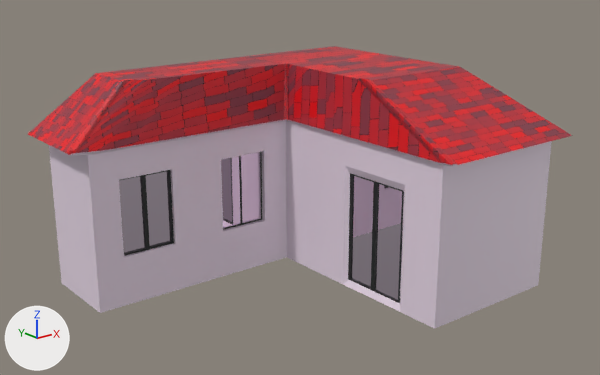
The Blender file building.blend, before and after one commit.
The view is the same before and after, from a camera (50 mm lens) standing at (-23.35, -23.82, 13.62) and looking at (-4.45, -0.2, 4.18). Every picture has the same lights, and +X, +Y and +Z are marked at lower left.

Names of what the first picture shows: 'frames', 'glass', 'house', 'roof1', 'roof2', 'roof3', 'roof6', 'roof7', 'roof8', 'roof9', 'walls'.
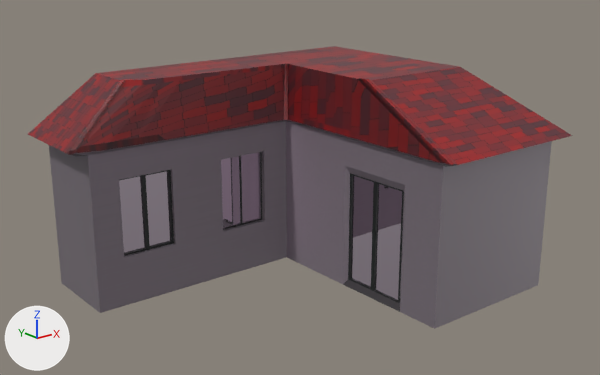
Changed parts and their boxes (x1, y1, x2, y2) in the pictures (600 x 375 px):
'walls', surface changed
    both: (49, 121, 552, 329)
'roof1', surface changed
    both: (76, 64, 285, 153)
'roof6', surface changed
    both: (366, 67, 572, 165)
'roof7', surface changed
    both: (288, 64, 440, 163)
'roof3', surface changed (red to brown)
    both: (97, 46, 459, 82)
'roof2', surface changed (red to brown)
    both: (28, 73, 126, 155)
'house', surface changed (white to grey)
    both: (70, 119, 457, 312)
'roof9', surface changed
    both: (358, 78, 451, 165)
'roof8', surface changed (red to brown)
    both: (284, 64, 288, 120)

Diff of the bpy script that builds the scene:
```diff
--- a/building.blend.py
+++ b/building.blend.py
@@ img_roof @@
+img_roof = load_image('roof', 'Assets/textures/roof.png', 1024, 1024, 'sRGB')
@@ img_walls @@
+img_walls = load_image('walls', 'Assets/textures/walls.png', 1024, 1024, 'sRGB')
@@ mat_walls @@
 mat_walls = principled_material('walls')
-mat_walls.base_color = (0.8, 0.68, 0.792)  # white #e7d7e6
+mat_walls.texture = img_walls
@@ mat_roof @@
 n0 = _N.new('ShaderNodeBsdfPrincipled'); n0.name = 'Principled BSDF'
 n1 = _N.new('ShaderNodeOutputMaterial'); n1.name = 'Material Output'
-n2 = _N.new('ShaderNodeTexBrick'); n2.name = 'Brick Texture'
-n2.squash = 0.9
-n2.inputs[1].default_value = (0.903, 0.0, 0.00235, 1.0)  # 'Color1', red #f40008
-n2.inputs[2].default_value = (0.2, 0.0446, 0.0716, 1.0)  # 'Color2', brown #7c3c4c
-n2.inputs[4].default_value = 4.3  # 'Scale'
-n2.inputs[5].default_value = 0.005  # 'Mortar Size'
+n3 = _N.new('ShaderNodeTexImage'); n3.name = 'Image Texture.001'
+n3.image = img_roof
 _L.new(n0.outputs[0], n1.inputs[0])  # 'BSDF' to 'Surface'
-_L.new(n2.outputs[0], n0.inputs[0])  # 'Color' to 'Base Color'
+_L.new(n3.outputs[0], n0.inputs[0])  # 'Color' to 'Base Color'
@@ me_cube_006 @@
 me_cube_006.from_pydata(...)  # 8 vertices, 3 faces; spans x -1.11..1.15, y -1.1..-0.4, z 1.04..1.81
 # used by ob_roof6; location = (0.0, 0.0, 3.08); scale = (3.0, 6.0, 3.0)
+# me_cube_006 part 1: texture (UV) coordinates of 3 of 3 faces, centred in x -1.08..-0.05, y -0.75, z 1.41..1.44, changed; they spanned u 0.62..0.62, v 0.75..1.0 and now span u 0.39..0.58, v 0.0..0.43
 me_cube_006.materials.append(mat_roof)
@@ me_cube_007 @@
 me_cube_007.from_pydata(...)  # 10 vertices, 4 faces; spans x -1.074..-0.987, y -1.007..0.407, z 1.044..1.781
 # used by ob_roof7; location = (0.0, 0.0, 3.08); scale = (3.0, 6.0, 3.0)
+# me_cube_007 part 2: texture (UV) coordinates of 4 of 4 faces, centred in x -1.061..-1.032, y -0.565..0.171, z 1.413, changed; they spanned u 0.62..0.62, v 0.01..0.17 and now span u 0.58..0.72, v 0.58..0.85
 me_cube_007.materials.append(mat_roof)
```
